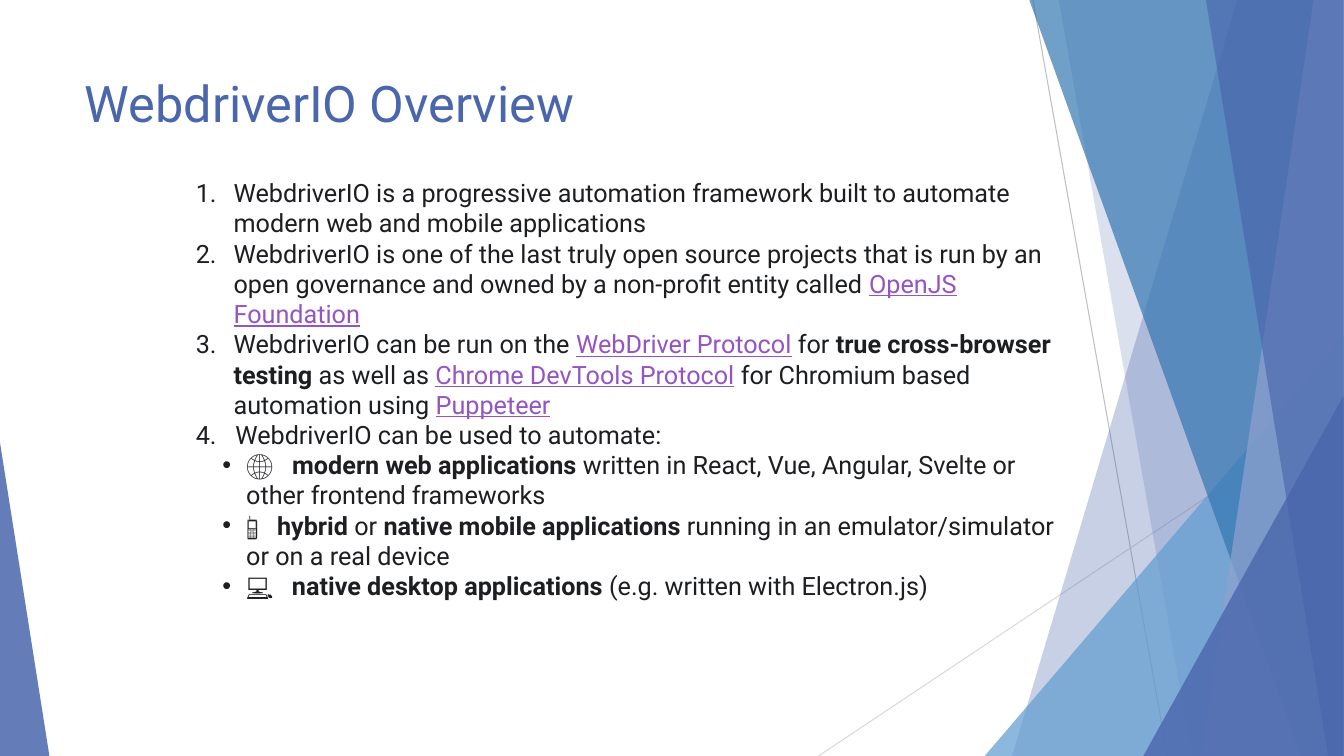
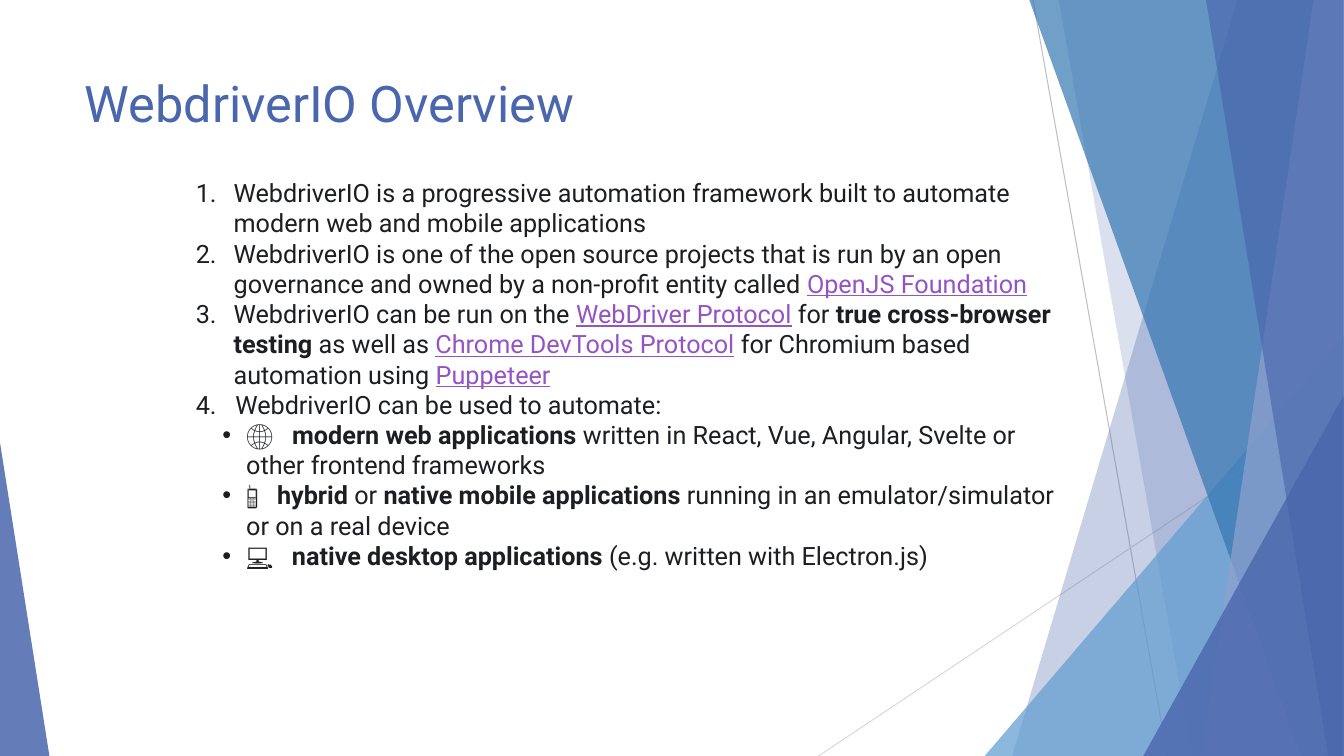
Before and after one commit to reshu-testonics/WebdriverIO, a slide deck: slide 5 of WebdriverIO.pptx. Drawn at 1344x756 pixels with LibreOffice and Linux fonts; fonts in the diff are those of the drawing. Boxes give left, top, right and bottom in pixels: in the first picture for what was removed or moved away, otherwise in the second. Text is boxed around its words. In the diff, an @@ line names an element or a change of style, - is before the commit and + after.

```diff
--- a/WebdriverIO.pptx
+++ b/WebdriverIO.pptx
@@ text at [234, 244, 1027, 299]: text changed @@
-2. WebdriverIO is one of the last truly open source projects that is run by an open governance and owned by a non-profit entity called OpenJS Foundation
+2. WebdriverIO is one of the open source projects that is run by an open governance and owned by a non-profit entity called OpenJS Foundation
```
Also in this commit, not shown: 7 other slides changed, 2 slides added.
